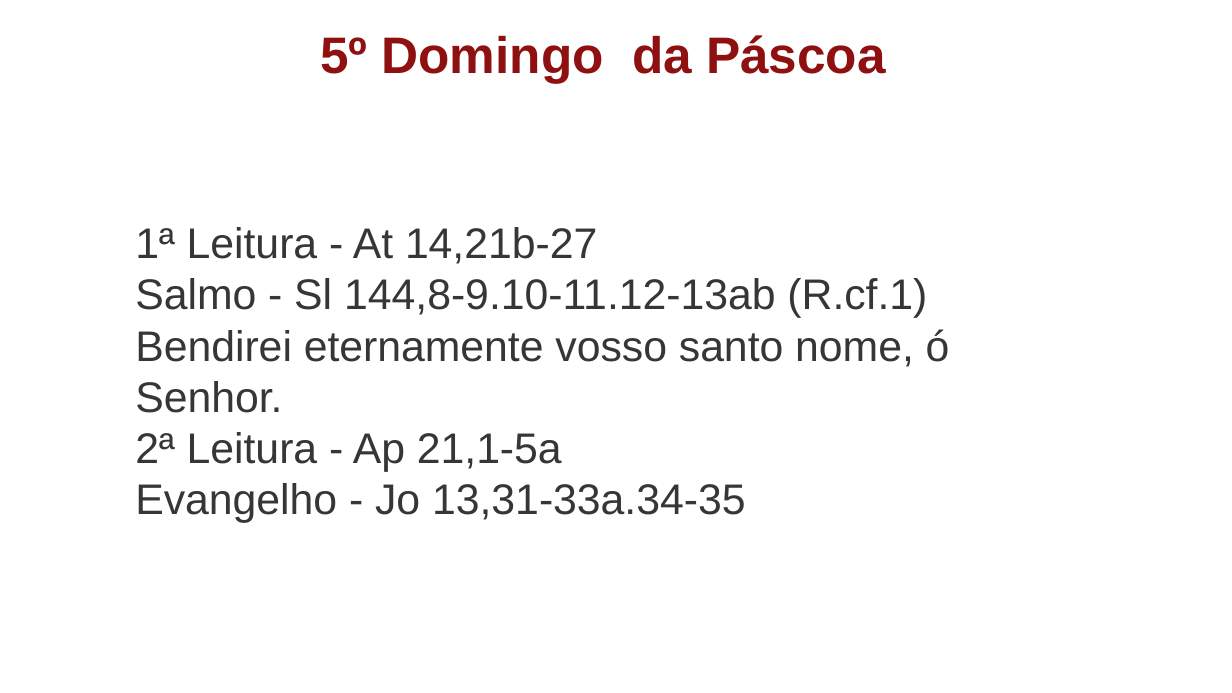
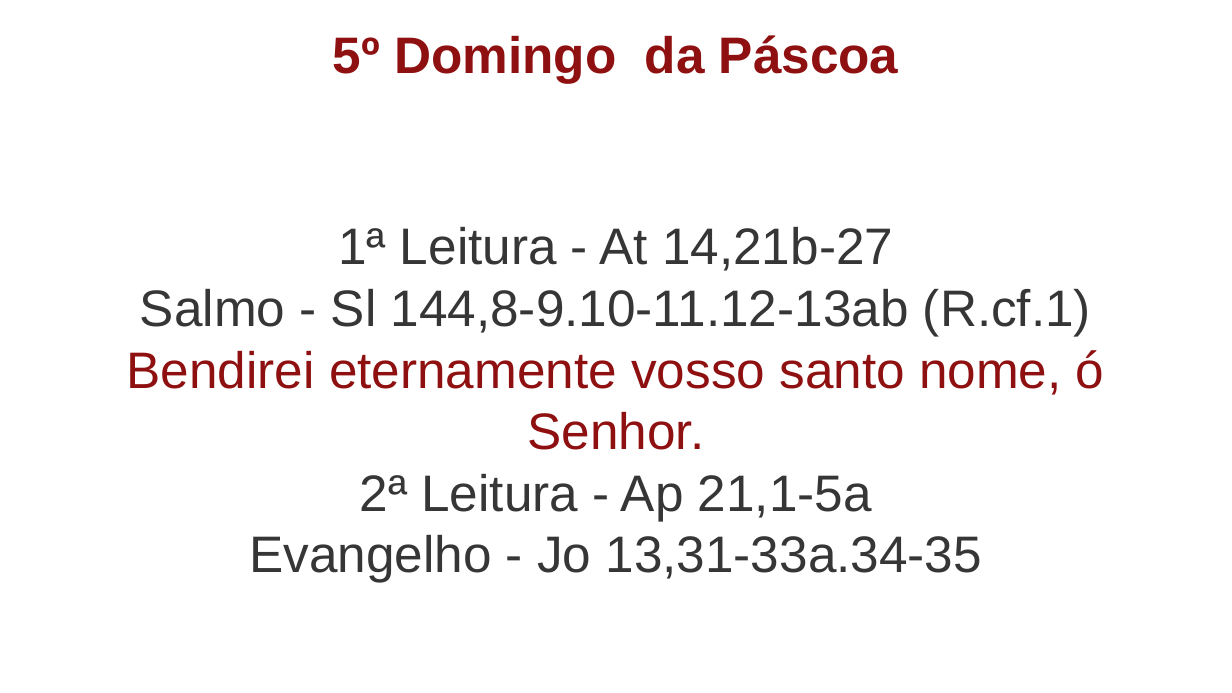
Before and after one commit to Natanielsr/liturgy-s-slideshow-creator, a slide deck: slide 1 of slide-result/slide.pptx. Drawn at 1232x693 pixels with LibreOffice and Linux fonts; fonts in the diff are those of the drawing. Boxes give left, top, right and bottom in pixels: in the first picture for what was removed or moved away, otherwise in the second. Text is boxed around its words. In the diff, an @@ line names an element or a change of style, - is before the commit and + after.

```diff
--- a/slide-result/slide.pptx
+++ b/slide-result/slide.pptx
@@ text "5º Domingo da Páscoa": place and size @@
-text "5º Domingo da Páscoa" at (320, 35, 886, 83)
+text "5º Domingo da Páscoa" at (333, 35, 899, 83)
@@ text "5º Domingo da Páscoa" at (333, 35, 899, 83): alignment left to centre @@
@@ text at (127, 227, 1105, 582): text changed; size 25 to 30 pt @@
-1ª Leitura - At 14,21b-27
-Salmo - Sl 144,8-9.10-11.12-13ab (R.cf.1)
-Bendirei eternamente vosso santo nome, ó Senhor.
-2ª Leitura - Ap 21,1-5a
-Evangelho - Jo 13,31-33a.34-35
+1ª Leitura - At 14,21b-27
+Salmo - Sl 144,8-9.10-11.12-13ab (R.cf.1)
+Bendirei eternamente vosso santo nome, ó Senhor.
+2ª Leitura - Ap 21,1-5a
+Evangelho - Jo 13,31-33a.34-35
```
Also in this commit, not shown: 33 other slides changed, 1 other file.
